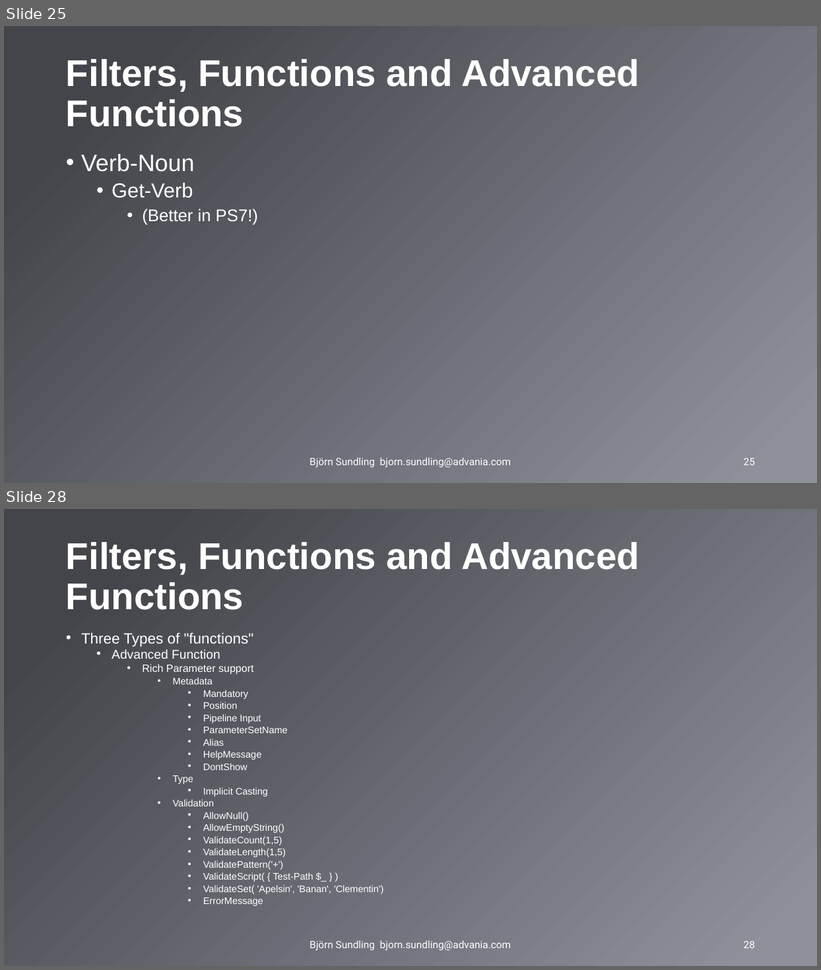
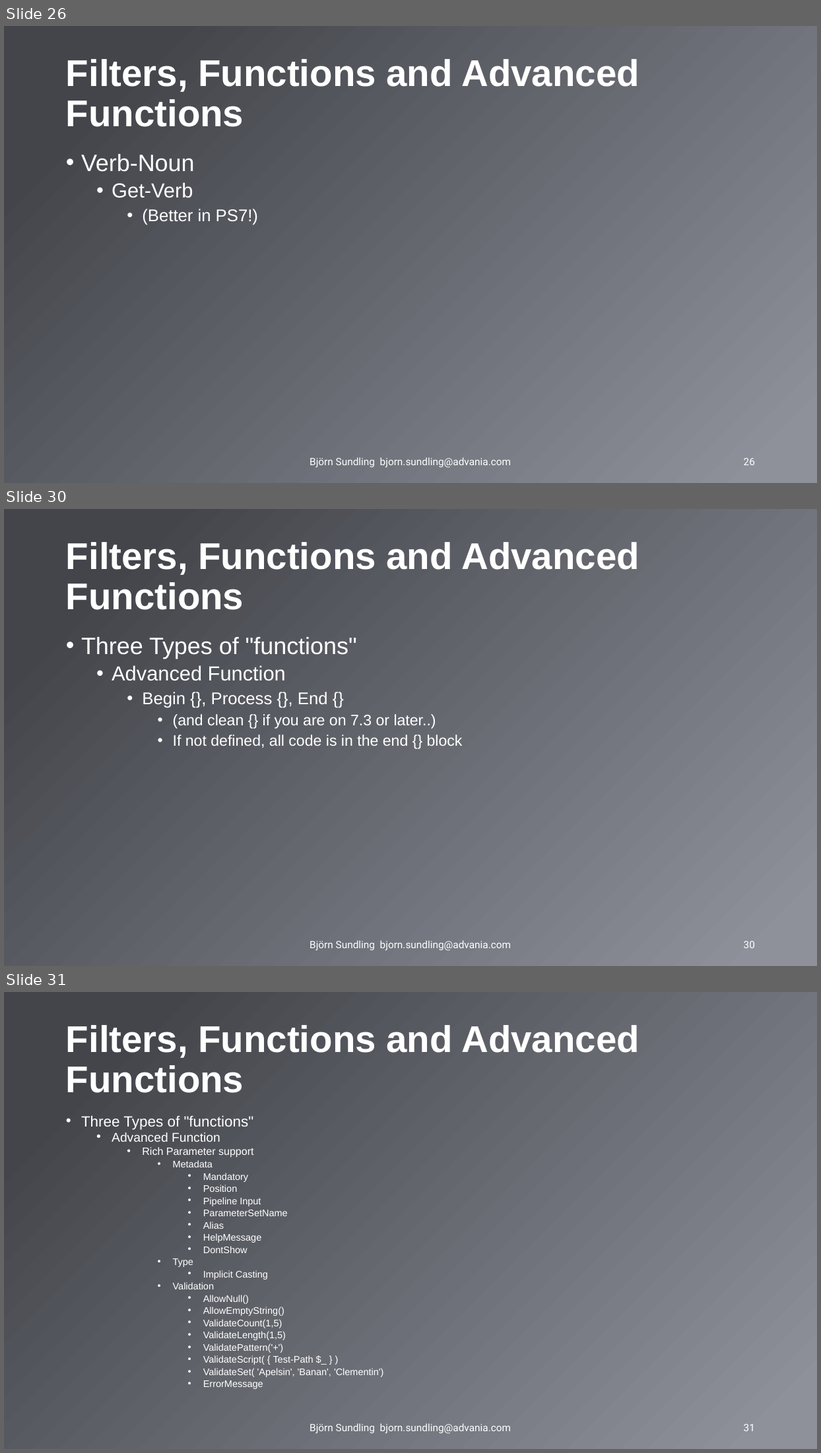
Before and after one commit to AdvaniaSE/PowerShellAdvancedFundamentals, a slide deck: PowerShell Advanced Fundamentals.pptx. Shown one above the other, each under a label of ours: slides 25 and 28 before the commit, slides 26, 30 and 31 after it; the slides between them are not shown. The pictures are 821x970 and 821x1453 pixels, drawn with LibreOffice and Linux fonts; fonts in the diff are those of the drawing; background and template pictures are left out. Boxes give left, top, right and bottom in pixels: in the first picture for what was removed or moved away, otherwise in the second. Text is boxed around its words. In the diff, an @@ line names an element or a change of style, - is before the commit and + after.

```diff
--- a/PowerShell Advanced Fundamentals.pptx
+++ b/PowerShell Advanced Fundamentals.pptx
@@ slide 30 added at [4,509,817,966], background gradient #43454B to #8E919A @@
@@ title added at [66,542,640,610], 44 pt, text #FFFFFF, bold @@
+Filters, Functions and Advanced Functions
@@ text added at [81,637,463,748], 18 pt, text #FFFFFF @@
+• Three Types of "functions"
+  • Advanced Function
+    • Begin {}, Process {}, End {}
+      • (and clean {} if you are on 7.3 or later..)
+      • If not defined, all code is in the end {} block
@@ text added at [310,941,511,951], 12 pt, text #FFFFFF @@
+Björn Sundling bjorn.sundling@advania.com
@@ page number added at [744,941,755,949], 12 pt, text #FFFFFF @@
+30
@@ what was slide 25 is now slide 26 @@
@@ what was slide 28 is now slide 31 @@
@@ page number at [744,1424,755,1432]: text changed @@
-28
+31
```
Also in this commit, not shown: 10 slides changed, 2 other slides added.
